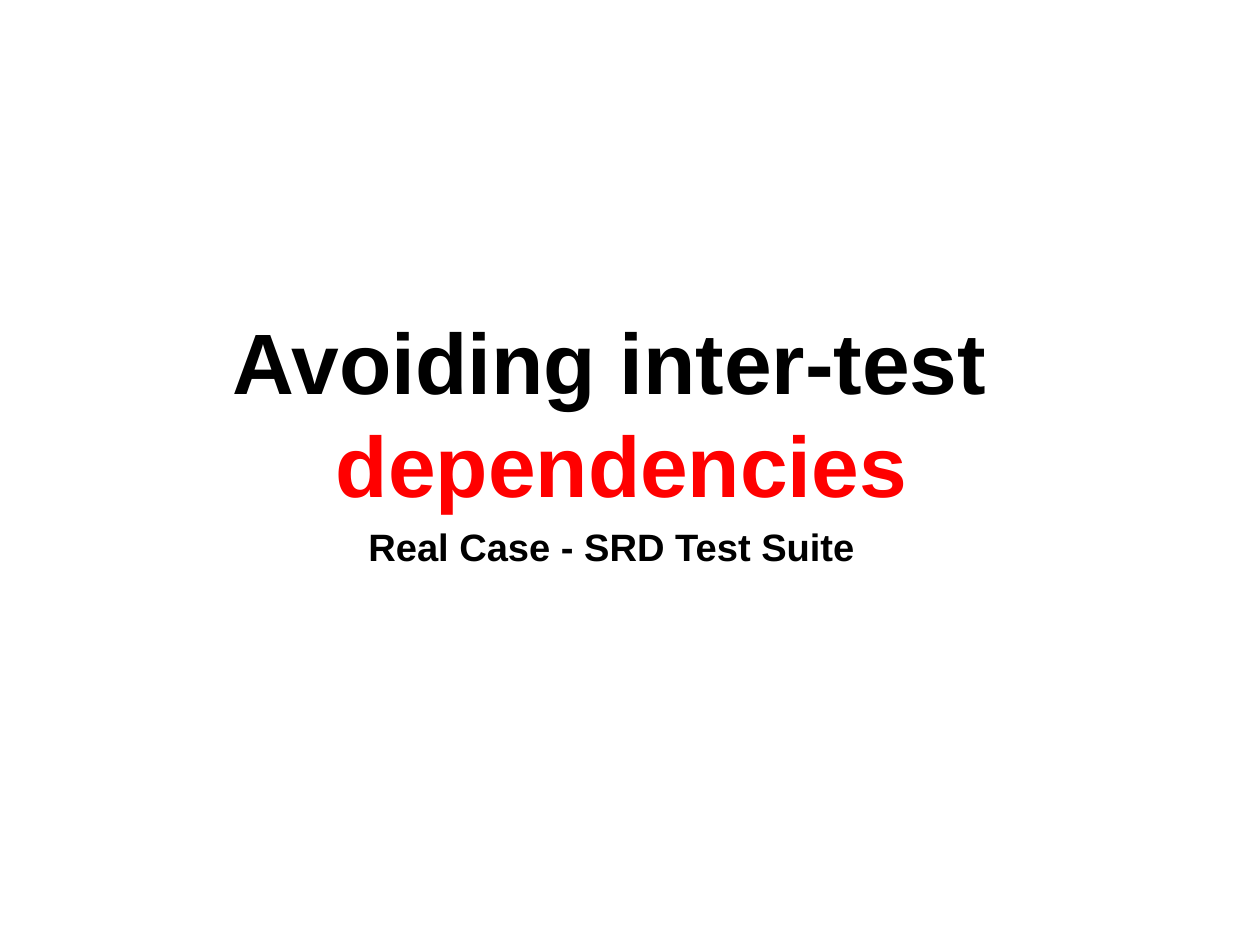
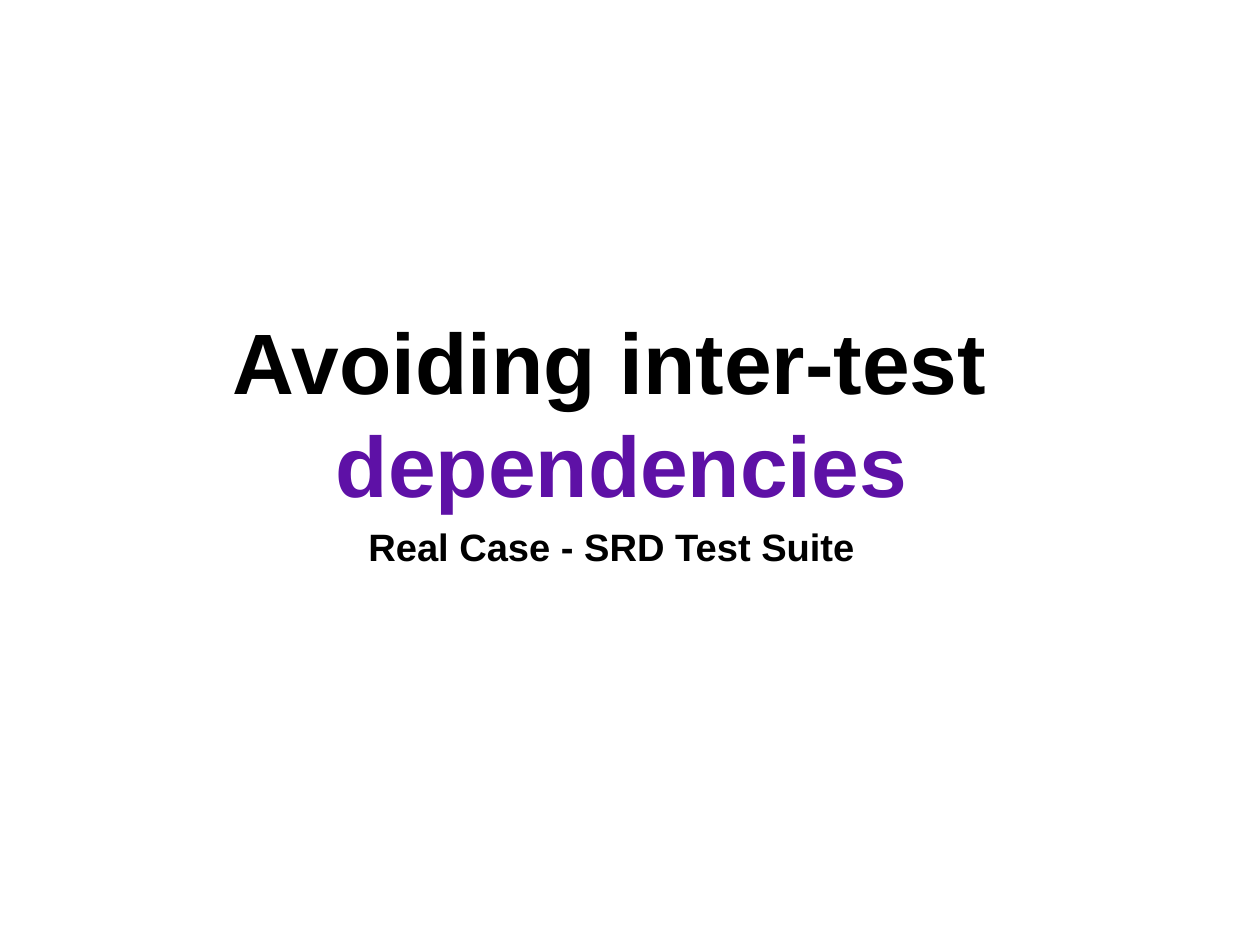
Before and after one commit to kamillacrozara/selenium_presentation, a slide deck: slide 11 of presentation/selenium_webdriver.odp. Drawn at 1260x945 pixels with LibreOffice and Linux fonts; fonts in the diff are those of the drawing. Boxes give left, top, right and bottom in pixels: in the first picture for what was removed or moved away, otherwise in the second. Text is boxed around its words. In the diff, an @@ line names an element or a change of style, - is before the commit and + after.

```diff
--- a/presentation/selenium_webdriver.odp
+++ b/presentation/selenium_webdriver.odp
@@ title "Avoiding inter-test dependencies" at (233, 332, 987, 513): text colour #FF0000 to #5E11A6 in "dependencies" @@
```
Also in this commit, not shown: 11 other slides changed, 1 slide added, 1 other file.
